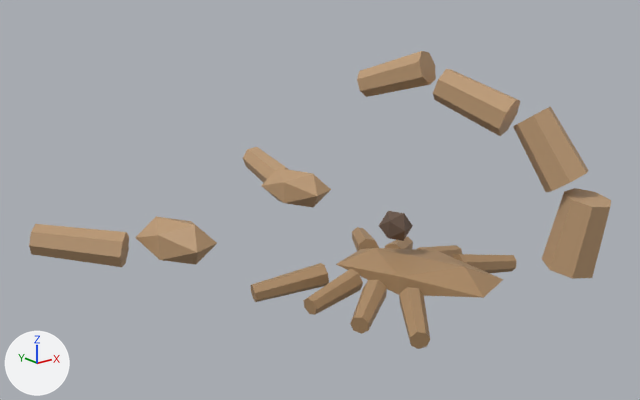
Two versions of the glTF model public/studio/v2.15.0/d_scorpion/model.glb, one commit apart.
Both versions are drawn from a camera (50 mm lens) standing at (-25.1, -25.8, 15.0) and looking at (-2.5, 2.6, 3.7). The axes (+X, +Y, +Z) are drawn at lower left. The lights are the same throughout. The older version comes first. Where no turn or scale is listed for an object, it has been applied to the vertices.

Objects in the first picture: 'part0', 'part1', 'part10', 'part11', 'part12', 'part13', 'part14', 'part15', 'part16', 'part17', 'part2', 'part3', 'part4', 'part6', 'part8' and 3 more.
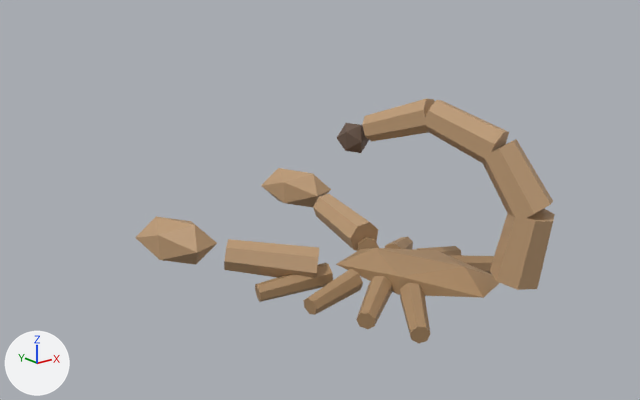
The change, as a diff of the scene's bpy script:
```diff
--- a/public/studio/v2.15.0/d_scorpion/model.glb.py
+++ b/public/studio/v2.15.0/d_scorpion/model.glb.py
@@ me_geometry_1 @@
-me_geometry_1.from_pydata(...)  # 16 vertices, 28 faces; spans x 1.64..3.73, y 11.74..15.88, z 0.8..2.65
+me_geometry_1.from_pydata(...)  # 16 vertices, 28 faces; spans x 0.2..2.29, y 3.35..7.49, z 0.22..2.07
+# me_geometry_1 part 1: the whole mesh is moved by (-1.44, -8.39, -0.58)
 me_geometry_1.materials.append(mat_defaultmaterial_001)
@@ me_geometry_2 @@
-me_geometry_2.from_pydata(...)  # 16 vertices, 28 faces; spans x -12.62..-8.74, y 7.03..10.65, z 0.81..2.66
+me_geometry_2.from_pydata(...)  # 16 vertices, 28 faces; spans x -6.37..-2.49, y 1.54..5.16, z 0.25..2.09
+# me_geometry_2 part 2: the whole mesh is moved by (6.25, -5.49, -0.57)
 me_geometry_2.materials.append(mat_defaultmaterial_002)
@@ me_geometry_10 @@
-me_geometry_10.from_pydata(...)  # 16 vertices, 28 faces; spans x -4.45..-1.76, y -2.42..-0.18, z -0.27..1.02
+me_geometry_10.from_pydata(...)  # 16 vertices, 28 faces; spans x -4.08..-1.39, y -2.36..-0.12, z -0.22..1.07
+# me_geometry_10 part 3: the whole mesh is moved by (0.37, 0.06, 0.05)
 me_geometry_10.materials.append(mat_defaultmaterial_010)
@@ me_geometry_11 @@
-me_geometry_11.from_pydata(...)  # 16 vertices, 28 faces; spans x 2.54..5.73, y -1.78..-0.23, z -0.28..1.01
+me_geometry_11.from_pydata(...)  # 16 vertices, 28 faces; spans x 1.98..5.17, y -1.73..-0.18, z -0.21..1.08
+# me_geometry_11 part 4: the whole mesh is moved by (-0.56, 0.05, 0.07)
 me_geometry_11.materials.append(mat_defaultmaterial_011)
@@ me_geometry_13 @@
-me_geometry_13.from_pydata(...)  # 16 vertices, 28 faces; spans x 1.35..3.42, y -8.12..-5.77, z 2.17..5.37
+me_geometry_13.from_pydata(...)  # 16 vertices, 28 faces; spans x 0.66..2.72, y -6.16..-3.81, z 1.25..4.45
+# me_geometry_13 part 5: the whole mesh is moved by (-0.69, 1.96, -0.92)
 me_geometry_13.materials.append(mat_defaultmaterial_013)
@@ me_geometry_14 @@
-me_geometry_14.from_pydata(...)  # 16 vertices, 28 faces; spans x 0.98..3.14, y -7.21..-4.32, z 5.22..8.49
+me_geometry_14.from_pydata(...)  # 16 vertices, 28 faces; spans x 0.56..2.72, y -6.03..-3.14, z 3.8..7.07
+# me_geometry_14 part 6: the whole mesh is moved by (-0.42, 1.18, -1.43)
 me_geometry_14.materials.append(mat_defaultmaterial_014)
@@ me_geometry_15 @@
-me_geometry_15.from_pydata(...)  # 16 vertices, 28 faces; spans x -0.11..2.23, y -4.51..-1.14, z 7.16..9.59
+me_geometry_15.from_pydata(...)  # 16 vertices, 28 faces; spans x -0.24..2.1, y -4.15..-0.78, z 5.89..8.31
+# me_geometry_15 part 7: the whole mesh is moved by (-0.13, 0.36, -1.27)
 me_geometry_15.materials.append(mat_defaultmaterial_015)
@@ me_geometry_16 @@
-me_geometry_16.from_pydata(...)  # 16 vertices, 28 faces; spans x -1.17..0.96, y -1.14..2.1, z 8.1..10.2
+me_geometry_16.from_pydata(...)  # 16 vertices, 28 faces; spans x -1.07..1.05, y -1.4..1.84, z 6.23..8.32
+# me_geometry_16 part 8: the whole mesh is moved by (0.09, -0.26, -1.88)
 me_geometry_16.materials.append(mat_defaultmaterial_016)
@@ me_geometry_17 @@
-me_geometry_17.from_pydata(...)  # 12 vertices, 20 faces; spans x -0.696..0.472, y -0.394..1.028, z 2.036..3.275
+me_geometry_17.from_pydata(...)  # 12 vertices, 20 faces; spans x -1.408..-0.24, y 1.617..3.04, z 5.621..6.859
+# me_geometry_17 part 9: the whole mesh is moved by (-0.712, 2.012, 3.585)
 me_geometry_17.materials.append(mat_defaultmaterial_017)
```

Pixel boxes (x1, y1, x2, y2) of what changed, in the pictures (640 x 400 px):
'part13', moved
    before: (542, 188, 611, 279)
    after: (490, 208, 555, 290)
'part14', moved
    before: (513, 106, 589, 192)
    after: (483, 139, 553, 218)
'part2', moved
    before: (29, 224, 129, 267)
    after: (224, 239, 319, 277)
'part15', moved
    before: (433, 69, 520, 136)
    after: (423, 100, 509, 163)
'part16', moved
    before: (357, 51, 436, 97)
    after: (362, 98, 435, 142)
'part1', moved
    before: (243, 147, 289, 183)
    after: (313, 194, 378, 251)
'part10', moved
    before: (350, 280, 387, 334)
    after: (356, 276, 392, 329)
'part17', moved
    before: (379, 211, 413, 241)
    after: (337, 123, 369, 153)
'part11', moved
    before: (452, 254, 517, 273)
    after: (448, 255, 494, 274)
